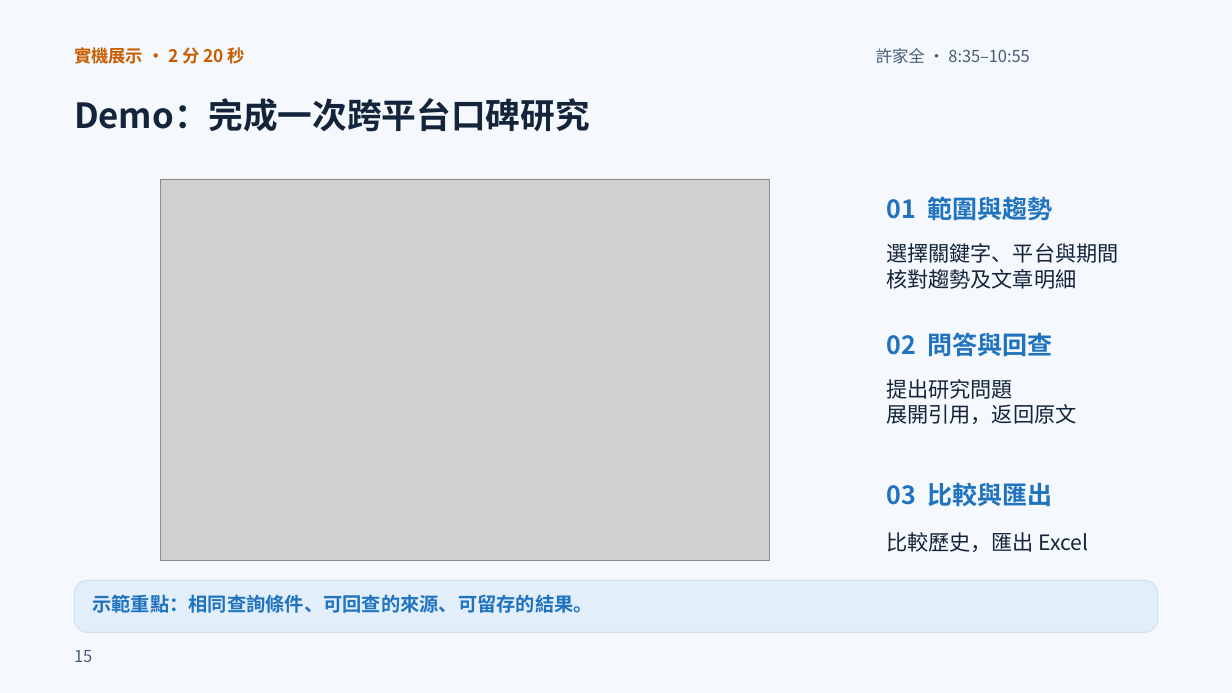
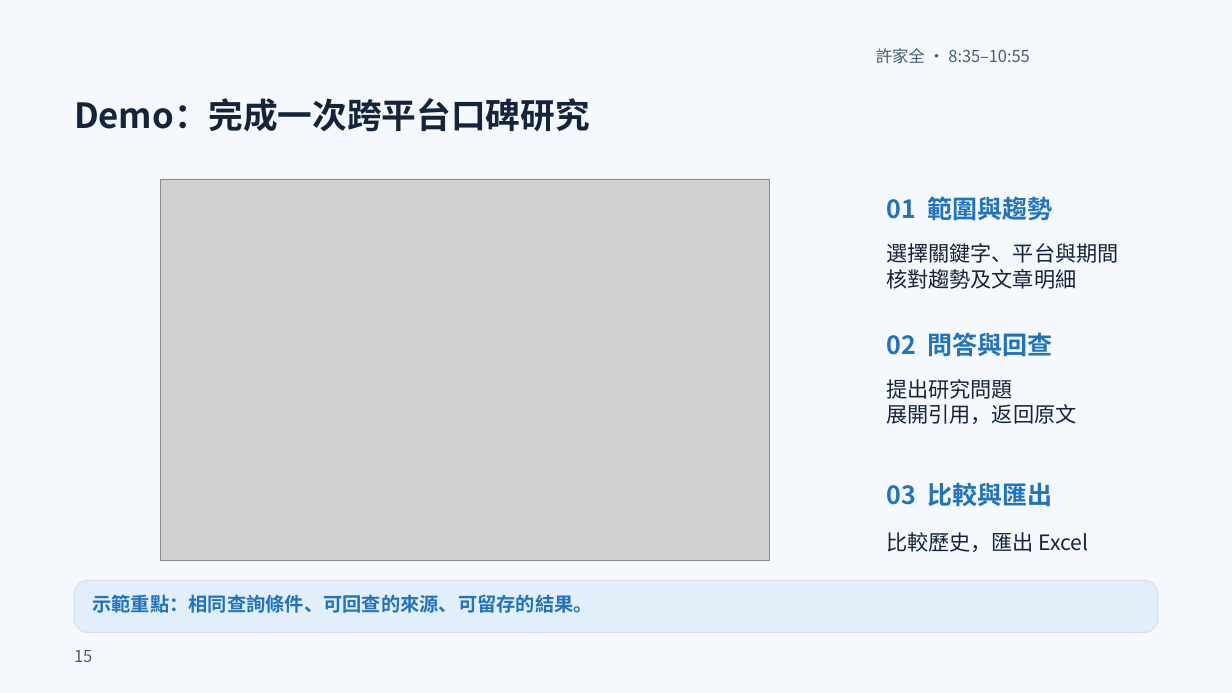
Before and after one commit to xujiaquan05/115405, a slide deck: slide 15 of output/ppt-review-20261011/final/MeBOD_複審簡報_第二輪修訂版.pptx. Drawn at 1232x693 pixels with LibreOffice and Linux fonts; fonts in the diff are those of the drawing; grey boxes stand for pictures. Boxes give left, top, right and bottom in pixels: in the first picture for what was removed or moved away, otherwise in the second. Text is boxed around its words. In the diff, an @@ line names an element or a change of style, - is before the commit and + after.

```diff
--- a/output/ppt-review-20261011/final/MeBOD_複審簡報_第二輪修訂版.pptx
+++ b/output/ppt-review-20261011/final/MeBOD_複審簡報_第二輪修訂版.pptx
@@ text removed at [74,47,245,64] @@
-實機展示 · 2 分 20 秒
```
Also in this commit, not shown: 24 other slides changed, 5 other files.
